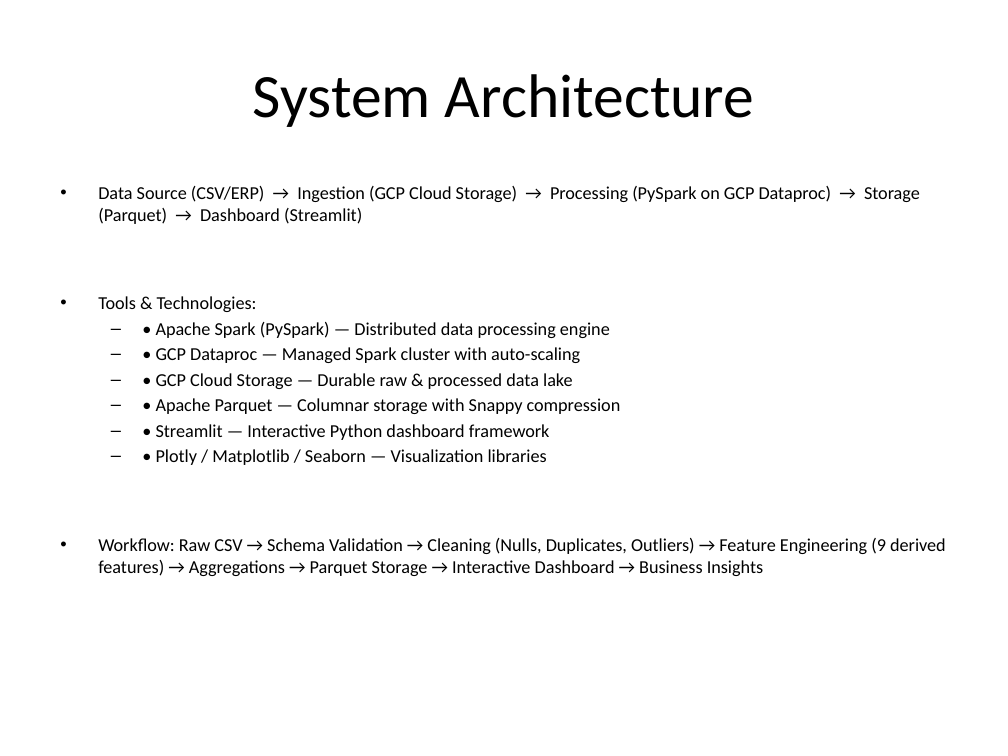
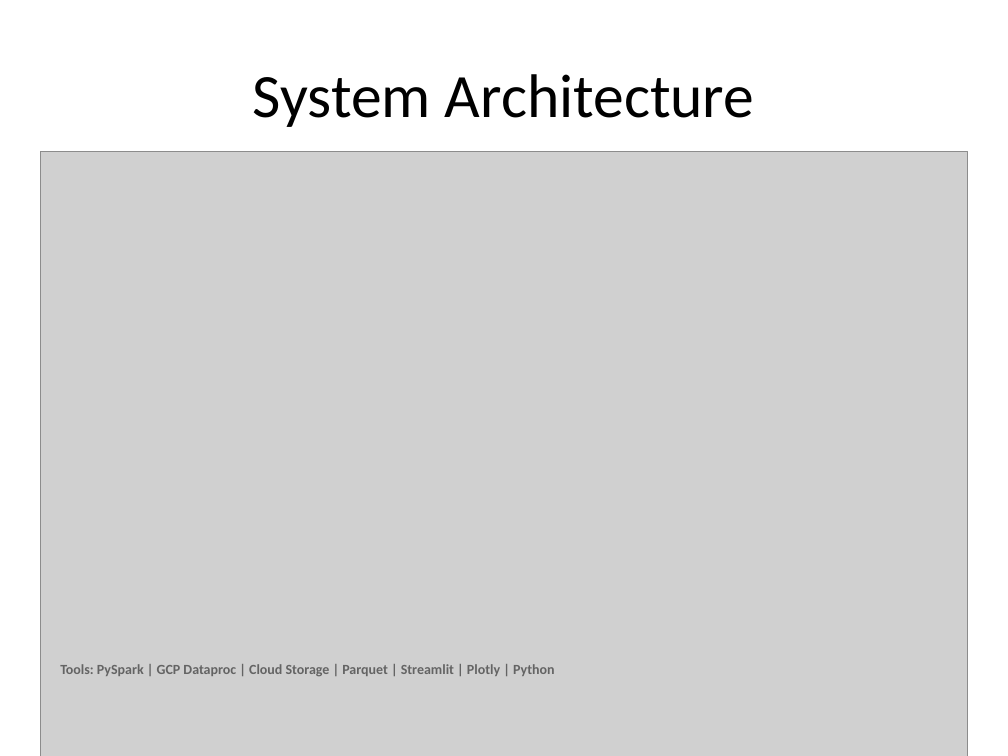
Before and after one commit to Shivshankar8261/data-driven-decision-bigdata, a slide deck: slide 2 of BDCCT_PPT.pptx. Drawn at 1008x756 pixels with LibreOffice and Linux fonts; fonts in the diff are those of the drawing; grey boxes stand for pictures. Boxes give left, top, right and bottom in pixels: in the first picture for what was removed or moved away, otherwise in the second. Text is boxed around its words. In the diff, an @@ line names an element or a change of style, - is before the commit and + after.

```diff
--- a/BDCCT_PPT.pptx
+++ b/BDCCT_PPT.pptx
@@ picture added at (x1=40, y1=151, x2=968, y2=756) @@
@@ text removed at (x1=98, y1=186, x2=946, y2=576) @@
-• Data Source (CSV/ERP) → Ingestion (GCP Cloud Storage) → Processing (PySpark on GCP Dataproc) → Storage (Parquet) → Dashboard (Streamlit)
-• Tools & Technologies:
-  – • Apache Spark (PySpark) — Distributed data processing engine
-  – • GCP Dataproc — Managed Spark cluster with auto-scaling
-  – • GCP Cloud Storage — Durable raw & processed data lake
-  – • Apache Parquet — Columnar storage with Snappy compression
-  – • Streamlit — Interactive Python dashboard framework
-  – • Plotly / Matplotlib / Seaborn — Visualization libraries
-• Workflow: Raw CSV → Schema Validation → Cleaning (Nulls, Duplicates, Outliers) → Feature Engineering (9 derived features) → Aggregations → Parquet Storage → Interactive Dashboard → Business Insights
@@ text added at (x1=60, y1=664, x2=555, y2=676), 10 pt, text #646464, bold @@
+Tools: PySpark | GCP Dataproc | Cloud Storage | Parquet | Streamlit | Plotly | Python
```
Also in this commit, not shown: 5 other slides changed, 5 other files.
